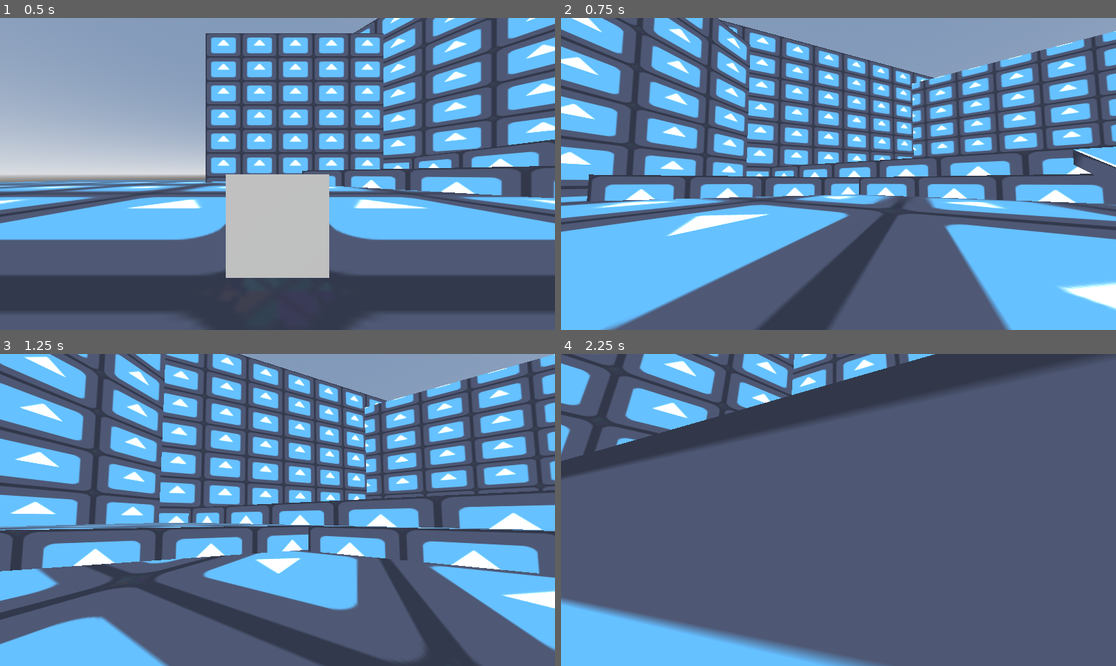
Above: before the commit, frames 1-4 (two rows, left to right).
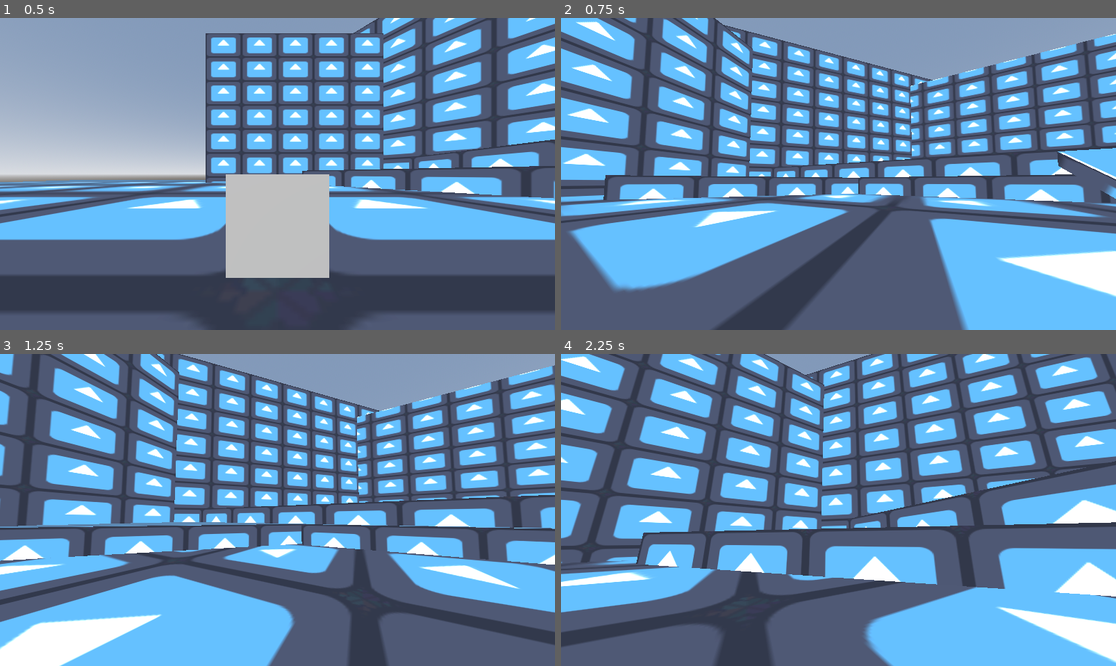
Above: after the commit, the same moments.

Repository: IAmNotIsaac/duck-city
Game: Godot game, scene res://scenes/levels/ai_test_level.tscn
The game is run twice, just before and just after one commit, with the same random seed, the same clock (stepped at 60 frames per second) and the same inputs. The engine's default icon, where the game draws it, is replaced by a stand-in: a white triangle on a blue panel in a dark square.
Inputs (mouse positions are in pixels of both pictures, inside the frame that each line leads up to):
- Up to frame 1 (0.5 s): no input
- Up to frame 2 (0.75 s): tap Enter at 0.5 s; move the mouse to (866, 174) at 0.52 s; hold W (move_forward) from 0.53 s (still down); hold Shift (run, bound only before the commit) from 0.53 s (still down)
- Up to frame 3 (1.25 s): keep holding W (move_forward); keep holding Shift (run, bound only before the commit); tap Space (jump) at 0.77 s
- Up to frame 4 (2.25 s): keep holding W (move_forward); move the mouse to (810, 510) at 1.27 s; release Shift (run, bound only before the commit) at 1.28 s; tap E (interact) at 1.35 s; tap Space (jump) at 1.52 s; tap Shift (run, bound only before the commit) at 1.55 s; move the mouse to (849, 503) at 2.02 s; hold Shift (run, bound only before the commit) from 2.03 s (still down)

Frame 1 is identical in both runs. In frame 2, 38% of the frame differs, in the area x 0-100%, y 0-100%; in frame 3, 65%; in frame 4, 66%.

Commit message:
switched to naturally running

Diff:
--- a/project.godot
+++ b/project.godot
@@ -68,7 +68,7 @@
 "events": [Object(InputEventJoypadMotion,"resource_local_to_scene":false,"resource_name":"","device":-1,"axis":3,"axis_value":1.0,"script":null)
 ]
 }
-run={
+walk={
 "deadzone": 0.5,
 "events": [Object(InputEventKey,"resource_local_to_scene":false,"resource_name":"","device":-1,"window_id":0,"alt_press …(182 unchanged characters)…
 , Object(InputEventJoypadMotion,"resource_local_to_scene":false,"resource_name":"","device":-1,"axis":4,"axis_value":1.0,"script":null)
--- a/scenes/general/player.gd
+++ b/scenes/general/player.gd
@@ -161,7 +161,7 @@
 
 	var move_forward := Vector3(sin(theta) * input.y, 0.0, cos(theta) * input.y)
 	var move_strafe := Vector3(cos(-theta) * input.x, 0.0, sin(-theta) * input.x)
-	var speed : float = _RUN_SPEED if Input.is_action_pressed("run") else _WALK_SPEED
+	var speed : float = _WALK_SPEED if Input.is_action_pressed("walk") else _RUN_SPEED
 	velocity = (move_forward + move_strafe).normalized() * speed * speed_factor * max(_FAST_SPEED, 1.0)
 
 	if velocity != Vector3.ZERO and Time.get_ticks_msec() - _last_step_sound > 500:
@@ -203,7 +203,7 @@
 	_ground_movement(delta)
 	_permit_interact()
 
-	if Input.is_action_pressed("run"):
+	if Input.is_action_pressed("walk"):
 		if await _can_quick_climb() and is_equal_approx(velocity.length(), _RUN_SPEED * _FAST_SPEED):
 			_state.switch(States.QUICK_CLIMB)
 			return
